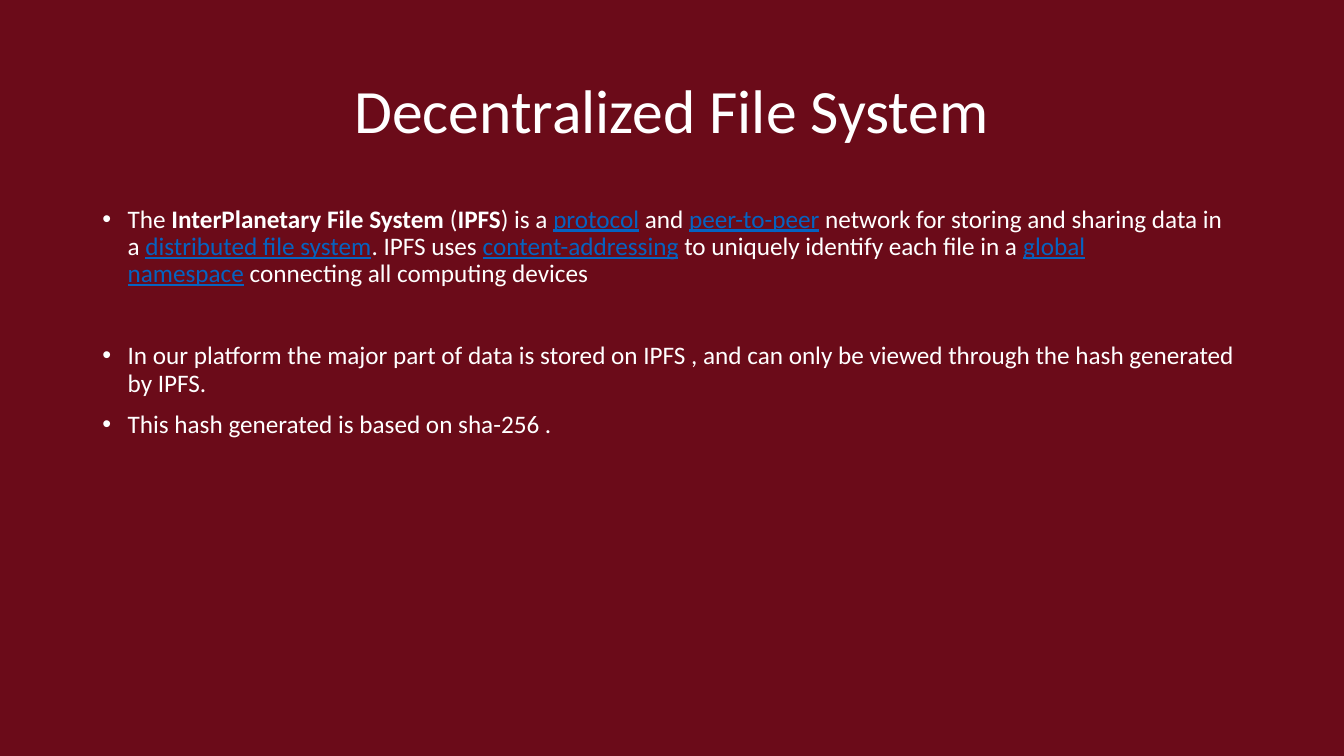
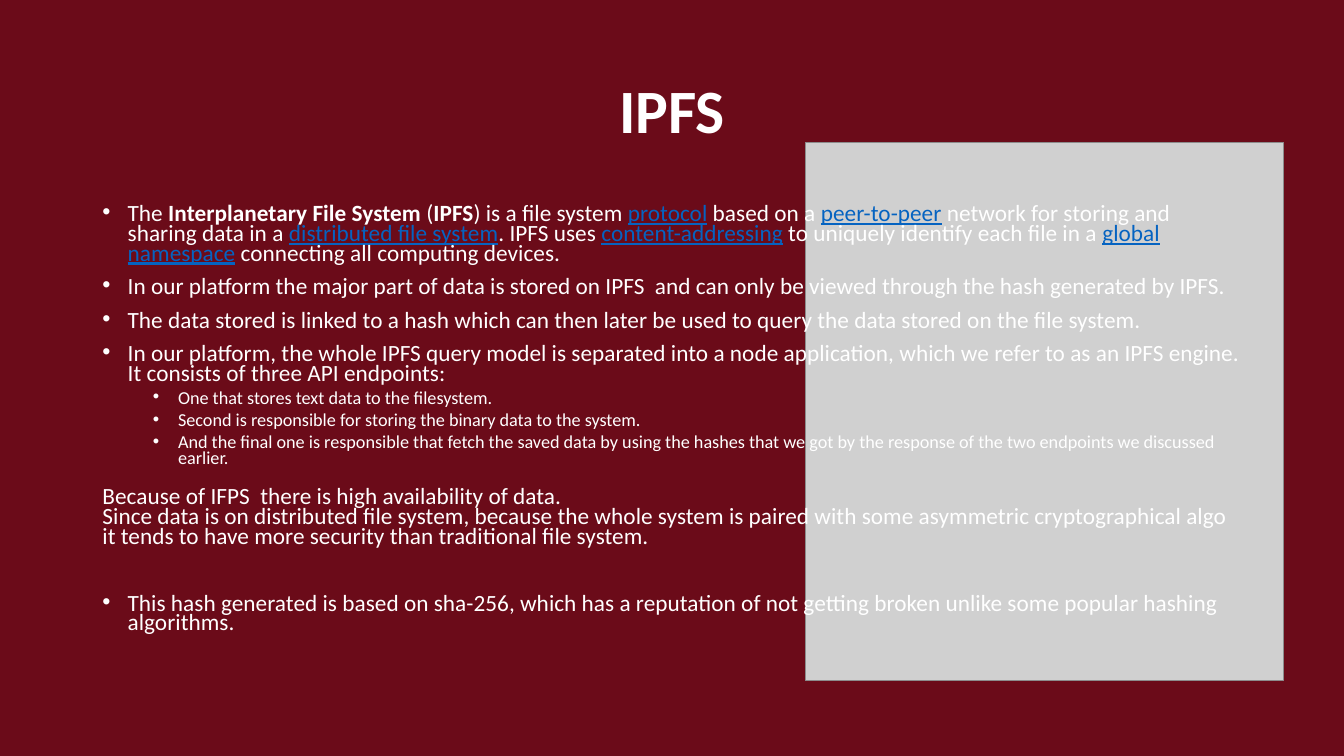
Before and after one commit to anzarshah/Cognitio, a slide deck: slide 5 of COGNITIO.pptx. Drawn at 1344x756 pixels with LibreOffice and Linux fonts; fonts in the diff are those of the drawing; grey boxes stand for pictures. Boxes give left, top, right and bottom in pixels: in the first picture for what was removed or moved away, otherwise in the second. Text is boxed around its words. In the diff, an @@ line names an element or a change of style, - is before the commit and + after.

```diff
--- a/COGNITIO.pptx
+++ b/COGNITIO.pptx
@@ title at [619, 92, 725, 134]: text changed; bold on @@
-Decentralized File System
+IPFS
@@ picture added at [806, 142, 1284, 681] @@
@@ text at [102, 202, 1239, 634]: text changed; size 18 to 16.6 pt @@
-• The InterPlanetary File System (IPFS) is a protocol and peer-to-peer network for storing and sharing data in a distributed file system. IPFS uses content-addressing to uniquely identify each file in a global namespace connecting all computing devices
-• In our platform the major part of data is stored on IPFS , and can only be viewed through the hash generated by IPFS.
-• This hash generated is based on sha-256 .
+• The Interplanetary File System (IPFS) is a file system protocol based on a peer-to-peer network for storing and sharing data in a distributed file system. IPFS uses content-addressing to uniquely identify each file in a global namespace connecting all computing devices.
+• In our platform the major part of data is stored on IPFS and can only be viewed through the hash generated by IPFS.
+• The data stored is linked to a hash which can then later be used to query the data stored on the file system.
+• In our platform, the whole IPFS query model is separated into a node application, which we refer to as an IPFS engine. It consists of three API endpoints:
+  • One that stores text data to the filesystem.
+  • Second is responsible for storing the binary data to the system.
+  • And the final one is responsible that fetch the saved data by using the hashes that we got by the response of the two endpoints we discussed earlier.
+Because of IFPS there is high availability of data.
+Since data is on distributed file system, because the whole system is paired with some asymmetric cryptographical algo it tends to have more security than traditional file system.
+• This hash generated is based on sha-256, which has a reputation of not getting broken unlike some popular hashing algorithms.
```
Also in this commit, not shown: 4 other slides changed, 6 slides added, 4 slides removed, 3 other files.
